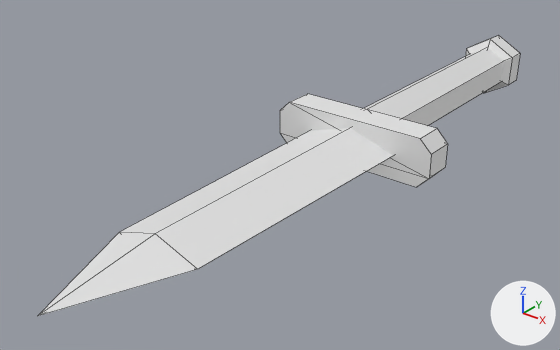
The Blender file styles/lowpoly/parts/accessory_hand_l/accessory_hand_l-dagger-block.blend, before and after one commit.
The view is the same before and after, from a 50 mm camera at (0.788, -0.458, 0.85) aimed at (0.545, -0.155, 0.662). The axes (+X, +Y, +Z) are drawn at lower right. The lights are the same throughout. The older version comes first. Mesh edges are drawn as thin lines.

The first picture shows 'part_accessory_hand_l'.
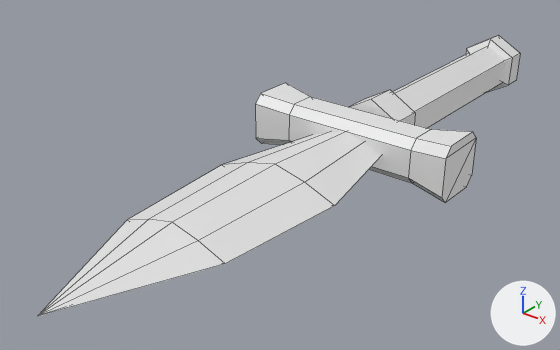
What differs and where, as boxes [x1, y1, x2, y2] in the pictures (560 x 350 px):
part 1 of me_part_accessory_hand_l, built on: before [40, 47, 502, 315]; after [40, 46, 503, 315]

What the commit changed:
me_part_accessory_hand_l is used by ob_part_accessory_hand_l; location (0.0, 0.0, 0.0).
me_part_accessory_hand_l had 51 vertices, 49 faces and spanned x 0.52..0.62, y -0.33..0.078, z 0.658..0.698.
me_part_accessory_hand_l now has 95 vertices, 91 faces and spans x 0.508..0.632, y -0.33..0.078, z 0.658..0.698.
Part 1, on me_part_accessory_hand_l:
18 vertices are removed from x 0.52..0.62, y -0.27..-0.106, z 0.664..0.692.
23 faces are deleted.
18 vertices move from x 0.52..0.613, y -0.124..0.052, z 0.663..0.693 to x 0.508..0.584, y -0.127..0.052, z 0.658..0.698.
54 vertices are added at x 0.508..0.632, y -0.26..-0.084, z 0.658..0.698.
8 new vertices lie (0.08, 0.0, 0.0) away from vertices in x 0.53, y -0.128..-0.102, z 0.665..0.691.
65 new faces join them.
